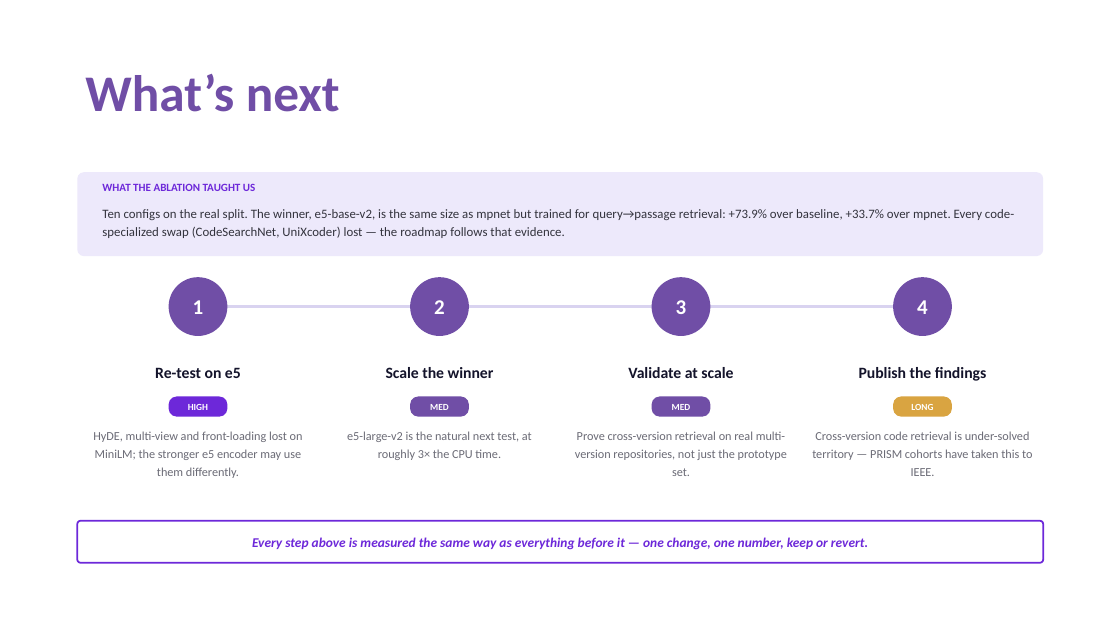
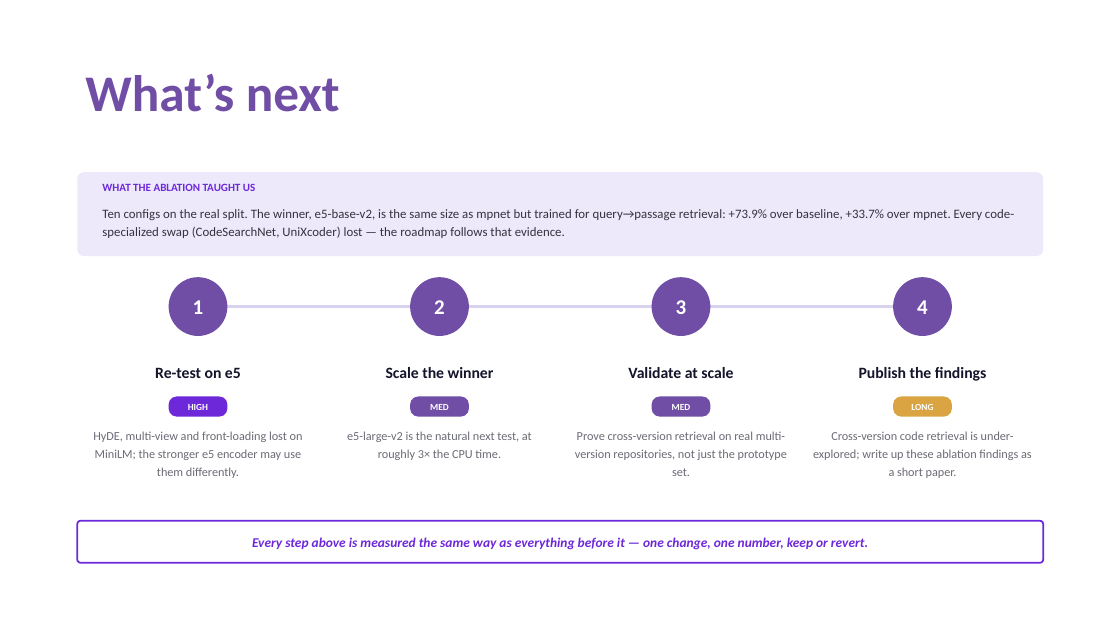
Before and after one commit to Ajha2005/samsung-prism, a slide deck: slide 9 of submission/Thapar_Trace_Submission_ppt.pptx. Drawn at 1120x630 pixels with LibreOffice and Linux fonts; fonts in the diff are those of the drawing. Boxes give left, top, right and bottom in pixels: in the first picture for what was removed or moved away, otherwise in the second. Text is boxed around its words. In the diff, an @@ line names an element or a change of style, - is before the commit and + after.

```diff
--- a/submission/Thapar_Trace_Submission_ppt.pptx
+++ b/submission/Thapar_Trace_Submission_ppt.pptx
@@ text at bbox=[813, 431, 1032, 478]: text changed @@
-Cross-version code retrieval is under-solved territory — PRISM cohorts have taken this to IEEE.
+Cross-version code retrieval is under-explored; write up these ablation findings as a short paper.
```
Also in this commit, not shown: 5 other slides changed, 1 other file.
